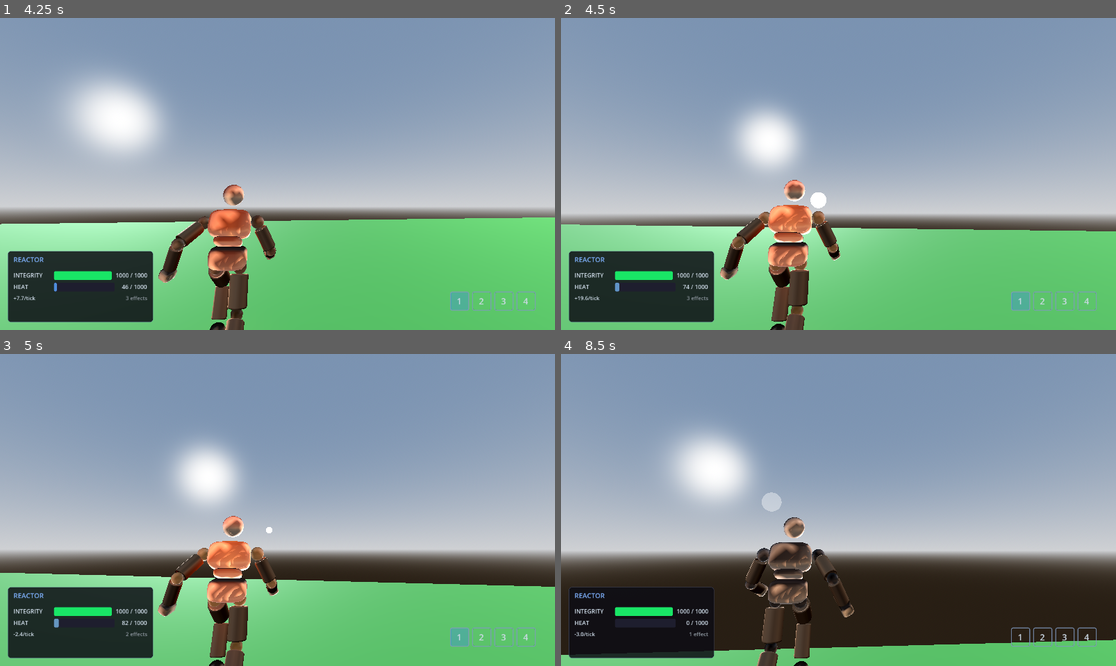
Above: before the commit, frames 1-4 (two rows, left to right).
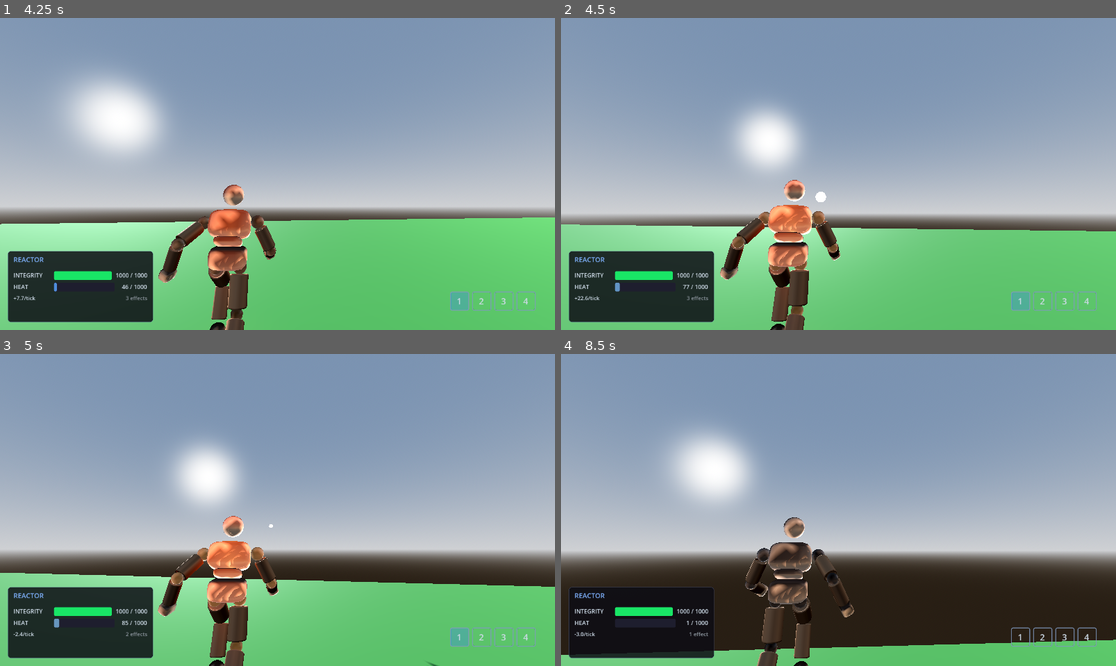
Above: after the commit, the same moments.

Repository: RonStew2019/Xenolith
Game: Godot game, scene res://main.tscn
Same seed, same stepped clock (60 frames per second), same inputs: the game is played once before the commit and once after it.
Inputs (mouse positions are in pixels of both pictures, inside the frame that each line leads up to):
- Up to frame 1 (4.25 s): tap Enter at 0.5 s; move the mouse to (305, 174) at 0.52 s; hold Right mouse button (cross_right) 0.53-1.28 s; hold W (move_forward) from 0.53 s (still down); tap Space (jump) at 0.77, 1.52, 3.02, 3.77 s; move the mouse to (249, 174) at 1.27 s; click (249, 174) at 1.35 s; move the mouse to (288, 167) at 2.02 s; tap 1 at 2.1 s; move the mouse to (271, 180) at 2.77 s; tap 2 at 2.85 s; move the mouse to (316, 177) at 3.52 s; tap 3 at 3.6 s
- Up to frame 2 (4.5 s): keep holding W (move_forward); move the mouse to (794, 170) at 4.27 s; tap 4 at 4.35 s
- Up to frame 3 (5 s): keep holding W (move_forward); tap Space (jump) at 4.52 s
- Up to frame 4 (8.5 s): move the mouse to (844, 510) at 5.02 s; tap Q at 5.1 s; move the mouse to (816, 503) at 5.77 s; release W (move_forward) at 5.78 s; hold D (move_right) 5.78-6.53 s; tap E at 5.85 s; tap Space (jump) at 6.02, 6.77, 7.52 s; move the mouse to (866, 510) at 6.52 s; hold Right mouse button (cross_right) 6.53-7.28 s; hold W (move_forward) from 6.53 s (still down); move the mouse to (810, 510) at 7.27 s; click (810, 510) at 7.35 s; move the mouse to (849, 503) at 8.02 s; tap 1 at 8.1 s

Frame 1 is identical in both runs. In frame 2, less than 0.1% of the frame differs, in the area x 3-48%, y 55-91%; in frame 3, less than 0.1%; in frame 4, 0.2%, in the area x 22-40%, y 44-87%.

Commit message:
Phase 6.1: Wire ResonancePillarAbility into Resonance Mk.I loadout

Diff:
--- a/combat/loadout_presets.gd
+++ b/combat/loadout_presets.gd
@@ -35,7 +35,9 @@
 			loadout.add_ability(ResonantPunchAbility.new("ability_1"))
 			loadout.add_ability(KnockbackAbility.new("ability_2"))
 			loadout.add_ability(CounterHitAbility.new("ability_3"))
-			loadout.add_ability(MortarAbility.new("ability_4"))
+			loadout.add_ability(ResonancePillarAbility.new("ability_4"))
+		"FluxCore Mk.I":
+			pass
 		_:
 			push_warning("LoadoutPresets: unknown preset '%s'" % preset_name)
 	return loadout
Not shown, changed: impl_plans/resonance_pillar.md
